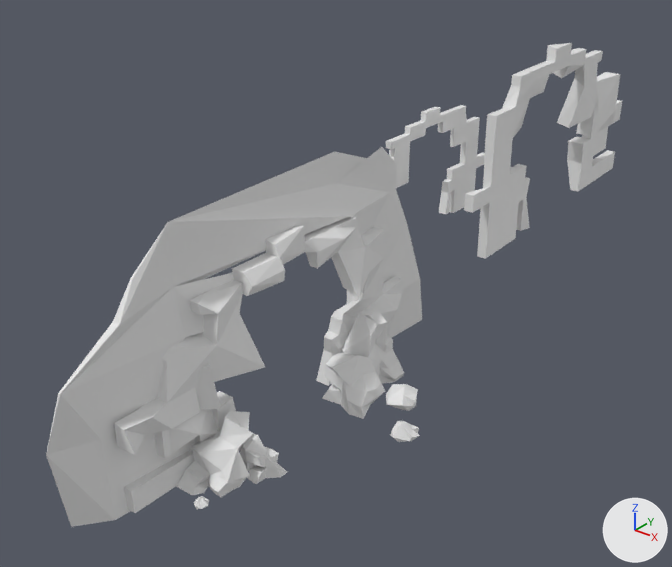
The Blender file Salisa/gate_wall.blend, before and after one commit.
One viewpoint serves both versions: a camera (50 mm lens) standing at (33.3, -31.2, 32.3) and looking at (-6.4, 18.4, 1.6). The axes (+X, +Y, +Z) are drawn at lower right. The lights are the same throughout.
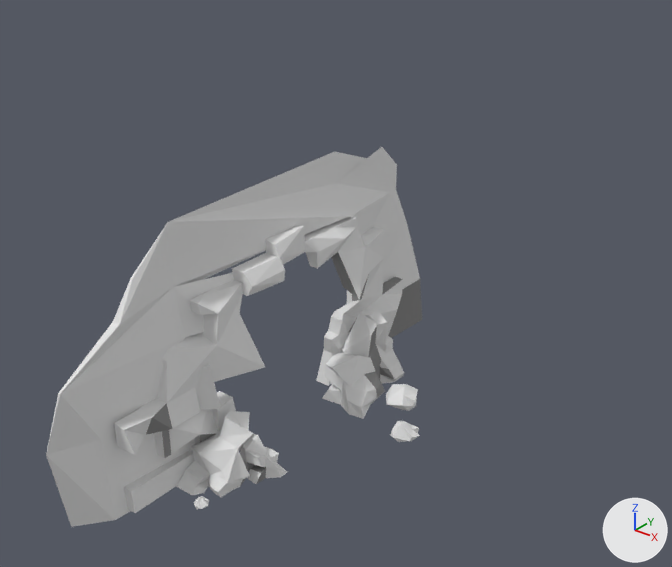
The edits, one by one:
Material 'Material.002' (mat_material_002) is new.
Its base color is (0.258, 0.258, 0.258) (grey #8b8b8b).
me_cube_003 has 523 vertices, 492 faces and spans x -27.6..35.6, y -15.3..1.6, z -2.3..28.3.
me_cube_003 is used by ob_cube_002; location (7.78, 7.29, 0.46); rotation (0.0, 0.0, -1.57), in degrees (0, 0, -90); scale (0.503, 0.609, 0.507).
me_cube_003 part 1: 16 of the faces centred in x -18.7..12.0, y -13.3..-7.4, z -0.1..19.0 switch from mat_material (white #e7e7e7) to mat_material_002 (grey #8b8b8b).
me_cube_003 part 2: 13 of the faces centred in x 14.6..24.7, y -12.8..-6.4, z -0.6..9.3 switch from mat_material (white #e7e7e7) to mat_material_002 (grey #8b8b8b).
me_cube_003 part 3: 7 of the faces centred in x -7.2..-4.4, y -8.7..-2.3, z -0.9..2.9 switch from mat_material_001 (white #e7e7e7) to mat_material_002 (grey #8b8b8b).
Object 'Cube.008' (ob_cube_008) is deleted.
Object 'Cube.009' (ob_cube_009) is deleted.

Where the change shows, as pixel boxes [x1, y1, x2, y2] in the pictures (672 x 567 px):
'Cube.009', deleted
    before: [464, 43, 622, 259]
'Cube.008', deleted
    before: [386, 105, 485, 214]
part 1 of me_cube_003, recoloured
    both: [331, 252, 422, 379]
part 2 of me_cube_003, recoloured
    both: [146, 403, 266, 486]
part 3 of me_cube_003, recoloured
    both: [364, 371, 417, 397]
